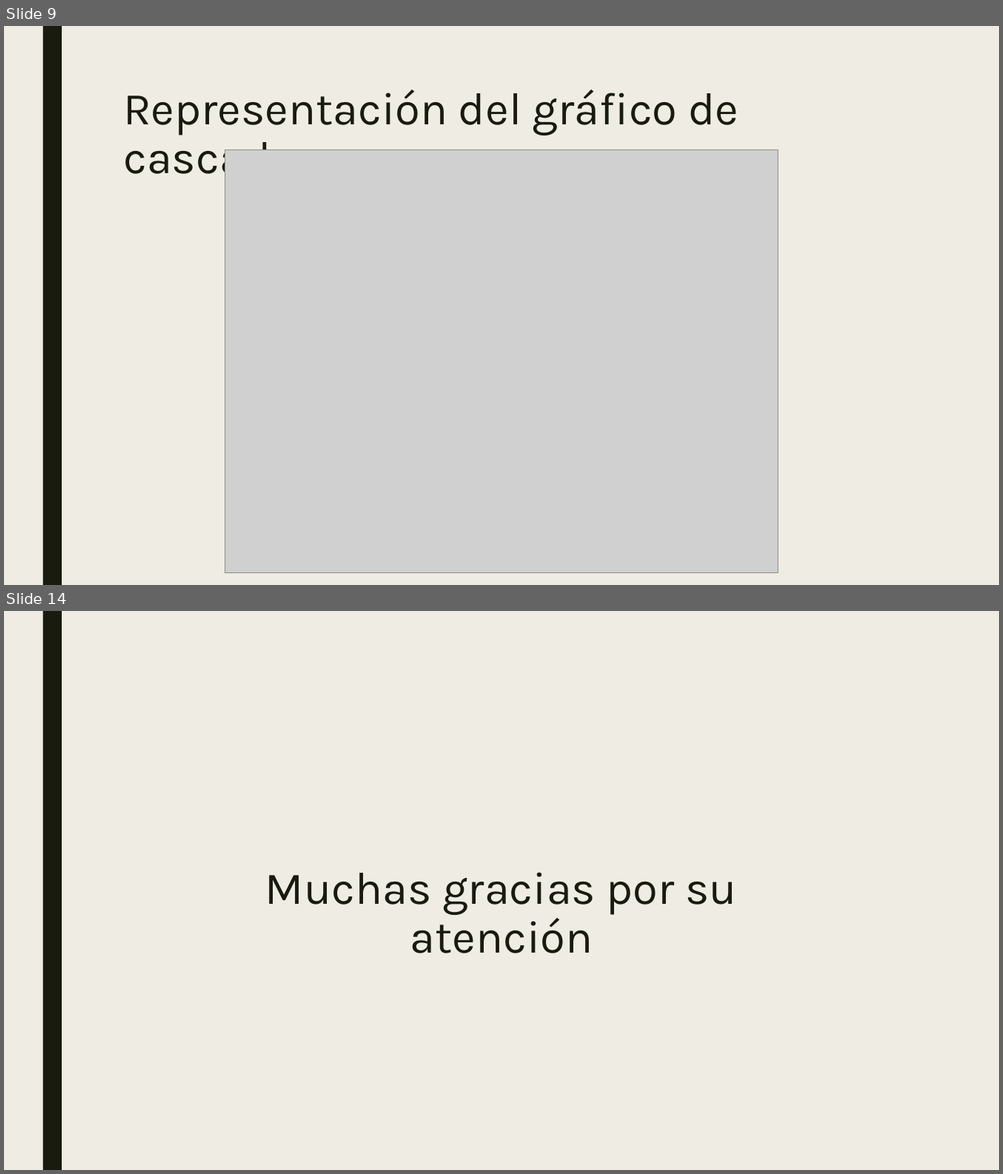
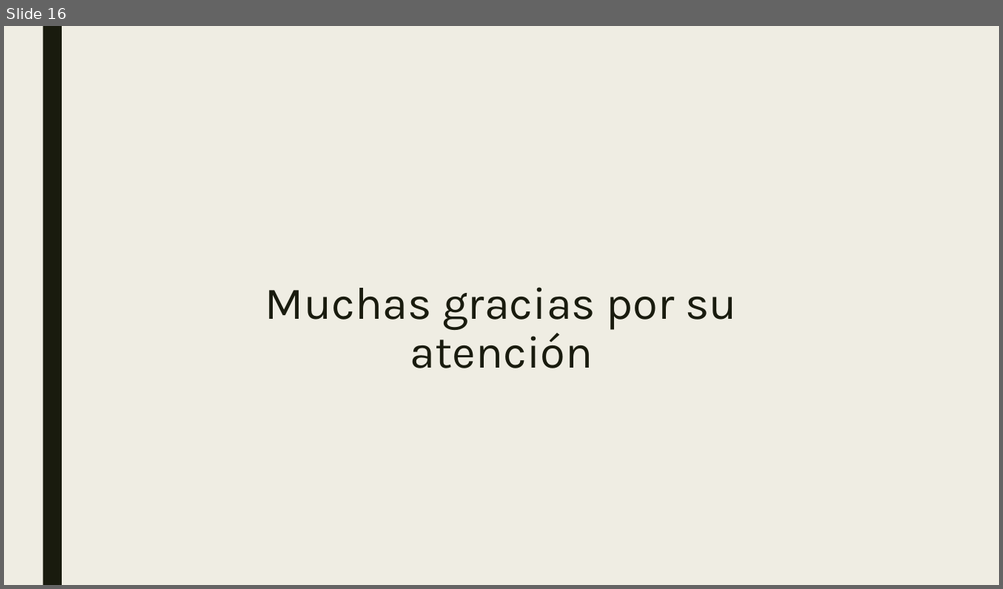
Before and after one commit to mariousm/Data-Science-Master, a slide deck: 2021-22/PrimerSemestre/Visualizacion/PEC3/Storytelling.pptx. Shown one above the other, each under a label of ours: slides 9 and 14 before the commit, slide 16 after it; the slides between them are not shown. The pictures are 1003x1174 and 1003x589 pixels, drawn with LibreOffice and Linux fonts; fonts in the diff are those of the drawing; grey boxes stand for pictures. Boxes give left, top, right and bottom in pixels: in the first picture for what was removed or moved away, otherwise in the second. Text is boxed around its words. In the diff, an @@ line names an element or a change of style, - is before the commit and + after.

```diff
--- a/2021-22/PrimerSemestre/Visualizacion/PEC3/Storytelling.pptx
+++ b/2021-22/PrimerSemestre/Visualizacion/PEC3/Storytelling.pptx
@@ slide 9 removed at <box>4,26,999,585</box>, background #EFEDE3; not listed: 1 template element that a slide beside it also shows @@
@@ title removed at <box>123,90,738,184</box> @@
-Representación del gráfico de cascada
@@ picture removed at <box>225,150,779,574</box> @@
@@ what was slide 14 is now slide 16 @@
```
Also in this commit, not shown: 1 slide changed, 14 slides added, 11 other slides removed.
